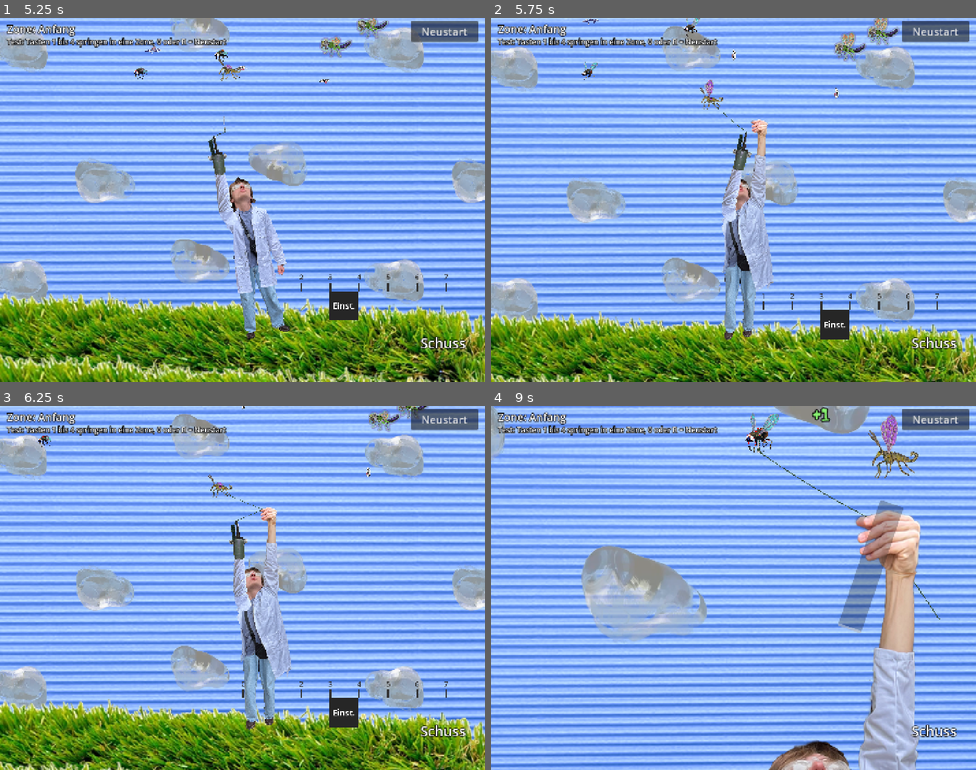
Above: before the commit, frames 1-4 (two rows, left to right).
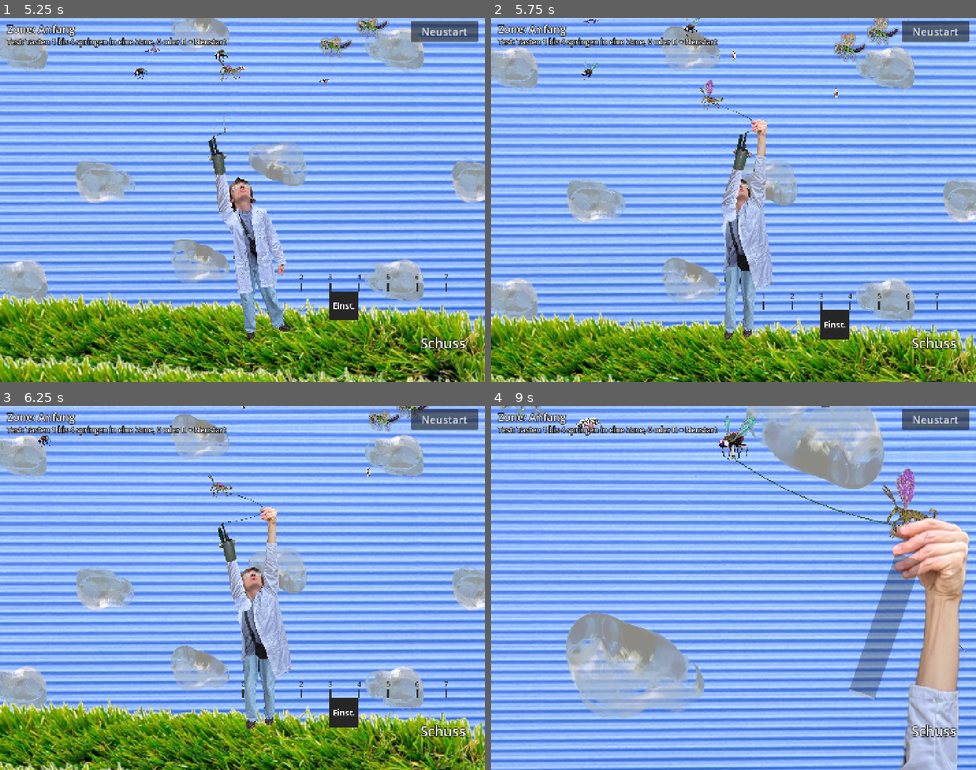
Above: after the commit, the same moments.

Repository: Philipp-Mallmann/fliegen-sind-aliens
Game: Godot game, scene res://szenen/spiel.tscn
Two runs of this game, one before a commit and one after it. Both use one fixed random seed, a clock stepped at 60 frames per second and the inputs below.
Inputs (mouse positions are in pixels of both pictures, inside the frame that each line leads up to):
- Up to frame 1 (5.25 s): tap Enter at 0.5 s; move the mouse to (349, 181) at 0.52 s; hold D (rechts) 0.53-1.25 s; tap Space (schiessen) at 0.6, 2.1, 3.8 s; click (349, 181) at 0.67 s; drag from (145, 218) to (218, 272) at 1.27 s; move the mouse to (291, 119) at 2.02 s; hold D (rechts) 2.03-2.75 s; drag from (218, 272) to (97, 145) at 2.77 s; move the mouse to (388, 254) at 3.52 s; hold A (links) 3.53-4.25 s; tap 1 at 3.6 s; drag from (97, 145) to (169, 109) at 4.27 s; move the mouse to (266, 200) at 5.02 s; hold A (links) from 5.03 s (still down); tap R (neustart) at 5.1 s; click (266, 200) at 5.17 s
- Up to frame 2 (5.75 s): keep holding A (links); tap Space (schiessen) at 5.3 s
- Up to frame 3 (6.25 s): release A (links) at 5.75 s; drag from (169, 497) to (145, 606) at 5.77 s
- Up to frame 4 (9 s): move the mouse to (840, 569) at 6.52 s; hold D (rechts) 6.53-7.25 s; tap 0 at 6.6 s; tap Space (schiessen) at 6.8, 8.1 s; drag from (636, 606) to (709, 660) at 7.27 s; move the mouse to (782, 507) at 8.02 s; hold A (links) 8.03-8.75 s; drag from (709, 660) to (588, 533) at 8.77 s

Frame 1 is identical in both runs. In frame 2, less than 0.1% of the frame differs, in the area x 45-58%, y 23-89%; in frame 3, 0.8%; in frame 4, 88%, in the area x 0-100%, y 0-100%.

Commit message:
Seil statt Draht: Schwung der Kanone drueckt es im Bogen in die Hand, das geloeste Ende faellt als Seil
Co-Authored-By: Claude Fable 5.2 <noreply@anthropic.com>

Diff:
--- a/skripte/nadel.gd
+++ b/skripte/nadel.gd
@@ -30,11 +30,16 @@
 @export var steck_tiefe: float = -0.15
 # Wie weit das kurze Drahtstueck vor der Fliege ueber ihren Rand hinausreicht, in Pixeln. Verhindert eine Luecke am Rand.
 @export var rand_zugabe: float = 6.0
-# Das Drahtende, das unter der Hand baumelt: wie stark es zur Mitte zurueckgezogen wird (groesser heisst: schwingt schneller),
-# wie schnell das Schwingen abklingt, und wie lang es hoechstens ist, in Pixeln.
-@export var rest_schwere: float = 40.0
-@export var rest_reibung: float = 1.5
-@export var rest_hoechstens: float = 600.0
+# Das Seilende, das unter der Hand haengt, nachdem es sich vom Lauf geloest hat. Es faellt wie ein Seil aus kurzen Gliedern.
+# Wie stark die Schwerkraft daran zieht (Pixel pro Sekunde im Quadrat), wie viel Schwung es von Bild zu Bild behaelt
+# (1 heisst: alles, kleiner heisst: es beruhigt sich schneller) und aus wie vielen Gliedern es besteht.
+@export var rest_schwerkraft: float = 2600.0
+@export var rest_daempfung: float = 0.985
+@export var rest_glieder: int = 10
+# In so kleinen Zeitschritten wird das Seilende gerechnet, in Sekunden. Immer gleich, egal wie schnell das Spiel gerade laeuft.
+@export var rest_takt: float = 0.0166
+# Wie schnell der Draht nach dem Loslassen aus seinem Bogen in den normalen Durchhang zurueckfindet. Groesser heisst schneller.
+@export var bogen_tempo: float = 8.0
 
 # Wie viele Pixel die Nadel schon geflogen ist.
 var geflogen: float = 0.0
@@ -48,14 +53,22 @@
 var vorn_stuecke: Array[Line2D] = []
 # Der Punkt, an dem der Faden der Nadel festhaengt: erst die Muendung der Kanone, im Faecher die rechte Hand.
 var anker: Node2D = null
-# Der Punkt, ueber den der Draht laeuft, bevor er zum Anker weitergeht: die Hand, solange der Draht noch an der Kanone haengt.
-# null heisst: Der Draht geht gerade zum Anker.
-var ueber: Node2D = null
-# Das Drahtende, das unter der Hand baumelt, nachdem es sich vom Lauf geloest hat: seine Laenge in Pixeln (0 heisst: keins),
-# sein Winkel (0 heisst: haengt gerade nach unten) und wie schnell sich der Winkel gerade aendert.
-var rest_laenge: float = 0.0
-var rest_winkel: float = 0.0
-var rest_tempo: float = 0.0
+# Die Hand, zu der der Schwung der Kanone den Draht hinueberdrueckt, und wie weit er schon dort ist:
+# 0 heisst: Der Draht haengt normal durch. 1 heisst: Er laeuft in einem Bogen genau durch die Hand. null heisst: kein Schwung.
+var schwung_punkt: Node2D = null
+var schwung: float = 0.0
+# Ein zusaetzlicher Bogen im Draht, der von selbst wieder verschwindet (nach dem Loslassen, siehe rest_abwerfen).
+var bogen_extra: Vector2 = Vector2.ZERO
+# Das Seilende unter der Hand: die Punkte seiner Glieder, gemessen von der Hand aus, dieselben Punkte im Bild davor
+# (aus dem Unterschied ergibt sich der Schwung), und wie lang jedes Glied ist. Leer heisst: Es gibt kein Seilende.
+var rest_punkte: PackedVector2Array = []
+var rest_vorher: PackedVector2Array = []
+var rest_laengen: PackedFloat32Array = []
+# true heisst: Das Seilende haengt still und wird nicht mehr gerechnet.
+var rest_ruht: bool = true
+# Wie viel Zeit noch nicht gerechnet ist, und wie lange sich das Seil schon kaum bewegt, beides in Sekunden.
+var rest_uhr: float = 0.0
+var rest_stille: float = 0.0
 # Die Kanone, die die Nadel geschossen hat. Solange die Nadel fliegt, bleibt sie genau ueber ihr. Setzt kanone.gd.
 # null heisst: Die Nadel kommt aus der Totale (start_totale.gd) und fliegt frei in ihre Richtung.
 var kanone: Node2D = null
@@ -67,10 +80,10 @@
 
 func _process(delta: float) -> void:
 	if steckt:
-		# Das baumelnde Drahtende schwingt wie ein Pendel aus: Es zieht zur Mitte zurueck und wird dabei langsamer.
-		if rest_laenge > 0.0:
-			rest_tempo += (-rest_schwere * sin(rest_winkel) - rest_reibung * rest_tempo) * delta
-			rest_winkel += rest_tempo * delta
+		# Der zusaetzliche Bogen wird in jedem Bild ein Stueck kleiner, bis er weg ist.
+		bogen_extra = bogen_extra.lerp(Vector2.ZERO, minf(bogen_tempo * delta, 1.0))
+		if not rest_ruht:
+			rest_fallen(delta)
 		faden_spannen()
 		return
 	if kanone != null:
@@ -186,24 +199,108 @@
 # Der Faden geht ab: Er haengt nirgends mehr fest und wird nicht mehr gezeichnet.
 func faden_loesen() -> void:
 	anker = null
-	ueber = null
-	rest_laenge = 0.0
+	schwung_punkt = null
+	rest_punkte.clear()
+	rest_ruht = true
 	$Faden.clear_points()
 	$Rest.clear_points()
 	for stueck in vorn_stuecke:
 		stueck.clear_points()
 
 
-# Der Draht sitzt fest in der Hand: Das Stueck von der Hand bis zum Lauf loest sich von der Kanone und baumelt ab jetzt
-# unter der Hand. Es behaelt seine Laenge und schwingt aus der Richtung los, in der die Kanone war.
+# Der Bogen des Drahts in diesem Bild: der normale Durchhang, dazu der zusaetzliche Bogen.
+# Drueckt der Schwung der Kanone den Draht zur Hand, wandert der Bogen dorthin: Bei schwung 1 ist er genau so gross,
+# dass die Mitte des Drahts in der Hand liegt (Hand minus Mitte der geraden Linie).
+func bogen_jetzt(oben: Vector2, unten: Vector2) -> Vector2:
+	var bogen: Vector2 = durchbiegung(oben, unten) + bogen_extra
+	if schwung_punkt != null:
+		bogen = bogen.lerp(schwung_punkt.global_position - (oben + unten) / 2.0, schwung)
+	return bogen
+
+
+# Der Draht sitzt fest in der Hand und loest sich vom Lauf. Bis jetzt lief er in einem Bogen von der Fliege durch die Hand
+# zur Kanone. Die obere Haelfte bleibt der Draht zur Fliege, die untere Haelfte wird zum Seilende, das unter der Hand faellt.
 func rest_abwerfen(hand: Node2D) -> void:
-	var von: Vector2 = hand.global_position
-	var bis: Vector2 = anker.global_position
-	rest_laenge = minf(von.distance_to(bis), rest_hoechstens)
-	rest_winkel = (bis - von).angle() - PI / 2.0
-	rest_tempo = 0.0
-	ueber = null
+	var oben: Vector2 = $Oese.global_position
+	var unten: Vector2 = anker.global_position
+	var bogen: Vector2 = bogen_jetzt(oben, unten)
+	var mitte: Vector2 = faden_punkt(oben, unten, bogen, 0.5)
+	# Die untere Haelfte des Drahts wird zum Seilende. Zuerst wird sie fein abgetastet (40 kurze Stuecke) und ihre Laenge gemessen.
+	var fein: PackedVector2Array = []
+	var laenge: float = 0.0
+	for nummer in 41:
+		fein.append(faden_punkt(oben, unten, bogen, 0.5 + 0.5 * nummer / 40.0) - mitte)
+		if nummer > 0:
+			laenge += fein[nummer].distance_to(fein[nummer - 1])
+	# Dann werden die Glieder darauf verteilt, alle gleich lang: Immer wenn ein Glied voll ist, kommt der naechste Punkt.
+	var glied: float = laenge / rest_glieder
+	rest_punkte.clear()
+	rest_vorher.clear()
+	rest_laengen.clear()
+	rest_punkte.append(Vector2.ZERO)
+	rest_laengen.append(0.0)
+	var gelaufen: float = 0.0
+	for nummer in range(1, 41):
+		gelaufen += fein[nummer].distance_to(fein[nummer - 1])
+		if gelaufen >= glied * rest_punkte.size() or nummer == 40:
+			rest_punkte.append(fein[nummer])
+			rest_laengen.append(glied)
+	# Eine eigene Kopie: Sonst waeren beide Listen dieselbe, und das Seil haette keinen Schwung.
+	rest_vorher = rest_punkte.duplicate()
+	rest_ruht = false
+	rest_uhr = 0.0
+	rest_stille = 0.0
+	# Der Draht zur Fliege endet jetzt in der Hand. Damit er nicht springt, bekommt er den Bogen mit, den seine Haelfte gerade hatte
+	# (ihr mittlerer Punkt minus die Mitte der neuen geraden Linie). bogen_extra ist der Teil davon, der wieder verschwindet.
+	var viertel: Vector2 = faden_punkt(oben, unten, bogen, 0.25)
 	anker = hand
+	schwung_punkt = null
+	schwung = 0.0
+	bogen_extra = viertel - (oben + mitte) / 2.0 - durchbiegung(oben, mitte)
+	# Gleich neu spannen, damit Draht und Seilende schon in diesem Bild an der Hand sitzen.
+	faden_spannen()
+
+
+# Laesst das Seilende weiter fallen. Gerechnet wird in gleich grossen Zeitschritten (rest_takt): Dauert ein Bild laenger,
+# gibt es mehrere Schritte, dauert es kuerzer, manchmal keinen. So faellt das Seil auf jedem Geraet gleich.
+func rest_fallen(delta: float) -> void:
+	rest_uhr += minf(delta, 0.1)
+	while rest_uhr >= rest_takt:
+		rest_uhr -= rest_takt
+		rest_schritt()
+
+
+# Ein Zeitschritt des Seilendes. Jedes Glied bewegt sich so weiter wie im Schritt davor (Schwung) und wird von der
+# Schwerkraft nach unten gezogen. Danach werden die Glieder wieder auf ihre Laenge gebracht, das oberste haengt an der Hand.
+func rest_schritt() -> void:
+	var punkte: PackedVector2Array = rest_punkte
+	var vorher: PackedVector2Array = rest_vorher
+	var schnellstes: float = 0.0
+	for nummer in range(1, punkte.size()):
+		var schritt: Vector2 = (punkte[nummer] - vorher[nummer]) * rest_daempfung
+		vorher[nummer] = punkte[nummer]
+		punkte[nummer] = punkte[nummer] + schritt + Vector2.DOWN * rest_schwerkraft * rest_takt * rest_takt
+		schnellstes = maxf(schnellstes, schritt.length())
+	# Achtmal nacheinander, damit sich die Korrekturen durch das ganze Seil fortsetzen und es sich nicht dehnt.
+	for runde in 8:
+		for nummer in range(1, punkte.size()):
+			var stueck: Vector2 = punkte[nummer] - punkte[nummer - 1]
+			var zu_viel: Vector2 = stueck.normalized() * (stueck.length() - rest_laengen[nummer])
+			if nummer == 1:
+				# Das oberste Glied haengt an der Hand, nur sein unteres Ende gibt nach.
+				punkte[nummer] = punkte[nummer] - zu_viel
+			else:
+				punkte[nummer - 1] = punkte[nummer - 1] + zu_viel / 2.0
+				punkte[nummer] = punkte[nummer] - zu_viel / 2.0
+	rest_punkte = punkte
+	rest_vorher = vorher
+	# Bewegt sich eine halbe Sekunde lang fast nichts mehr, haengt das Seil still und wird nicht weiter gerechnet.
+	if schnellstes < 0.05:
+		rest_stille += rest_takt
+	else:
+		rest_stille = 0.0
+	if rest_stille > 0.5:
+		rest_ruht = true
 
 
 func stecken_bleiben() -> void:
@@ -234,17 +331,13 @@
 		return
 	var oben: Vector2 = $Oese.global_position
 	var unten: Vector2 = anker.global_position
-	# Laeuft der Draht ueber die Hand, endet das Hauptstueck dort. Der Rest geht von der Hand weiter zum Anker (zur Kanone).
-	if ueber != null:
-		unten = ueber.global_position
-		$Rest.points = PackedVector2Array([$Rest.to_local(unten), $Rest.to_local(anker.global_position)])
-	elif rest_laenge > 0.0:
-		# Das geloeste Ende haengt unter der Hand: von der Hand aus in Richtung seines Winkels, so lang wie es war.
-		var ende: Vector2 = unten + Vector2.DOWN.rotated(rest_winkel) * rest_laenge
-		$Rest.points = PackedVector2Array([$Rest.to_local(unten), $Rest.to_local(ende)])
-	elif $Rest.points.size() > 0:
-		$Rest.clear_points()
-	var bogen: Vector2 = durchbiegung(oben, unten)
+	# Das Seilende haengt an der Hand (dem Anker): Jedes Glied steht an seinem Platz von der Hand aus.
+	if rest_punkte.size() > 0:
+		var glieder: PackedVector2Array = []
+		for versatz in rest_punkte:
+			glieder.append($Rest.to_local(unten + versatz))
+		$Rest.points = glieder
+	var bogen: Vector2 = bogen_jetzt(oben, unten)
 	var punkte: PackedVector2Array = []
 	for nummer in draht_stuecke + 1:
 		punkte.append($Faden.to_local(faden_punkt(oben, unten, bogen, float(nummer) / draht_stuecke)))
--- a/skripte/start_totale.gd
+++ b/skripte/start_totale.gd
@@ -28,8 +28,6 @@
 @export var haenger: Node2D
 # Wie lange der Kanonenarm braucht, um mit dem Draht zur Hand zu schwenken, in Sekunden.
 @export var schwenk_dauer: float = 0.45
-# Wie lange der Draht braucht, um von der Kanonenspitze in die Hand zu gleiten, in Sekunden.
-@export var gleit_dauer: float = 0.2
 # Wie lange der Forscher danach noch ganz zu sehen ist, ueber der Wiese haengend, bevor die Kamera heranfaehrt, in Sekunden.
 # In dieser Zeit laeuft der Draht durch die Hand weiter bis zur Kanonenspitze, und der Arm geht ein Stueck zurueck.
 @export var halte_dauer: float = 0.7
@@ -54,10 +52,8 @@
 var relativ: Transform2D = Transform2D.IDENTITY
 # Wo die Figur am Anfang steht. Dorthin kommt sie zurueck, wenn sie nicht mehr mitpendelt.
 var start_lage: Transform2D = Transform2D.IDENTITY
-# true heisst: Der Draht haengt an der Kanonenspitze und wird gerade in die Hand eingehakt.
-var hakt_ein: bool = false
-# Wo der Draht gehalten wird: 0 heisst an der Kanonenspitze, 1 heisst in der Hand, dazwischen unterwegs.
-var halt: float = 0.0
+# true heisst: Der Draht wird noch von der Kanone gehalten, und ihr Schwung drueckt ihn gerade zur Hand hinueber.
+var am_lauf: bool = false
 # Der Ablauf nach dem ersten Treffer. null heisst: Es gab noch keinen.
 var ablauf: Tween = null
 
@@ -83,14 +79,12 @@
 	# Haengt der Forscher, sitzt die Figur (mit dem Kanonenarm) immer gleich zu ihm und pendelt so mit.
 	if folgt:
 		global_transform = haenger.get_node("Inhalt").global_transform * relativ
-	# Einhaken: Der Punkt, an dem der Draht gehalten wird, wandert von der Kanonenspitze in die Hand.
-	# Um diesen Punkt pendelt der Forscher. Der Draht selbst bleibt dabei am Lauf der Kanone haengen.
-	if hakt_ein:
+	# Der Forscher pendelt um die Stelle, an der der Draht gehalten wird: erst die Kanonenspitze, am Ende die Hand.
+	# Dazwischen wandert der Punkt so weit, wie der Schwung den Draht schon zur Hand gedrueckt hat (nadel.gd, schwung).
+	if am_lauf:
 		var spitze: Vector2 = $Schulter/Armbild/Bild/Spitze.global_position
 		var hand: Vector2 = haenger.get_node("Inhalt").global_position
-		var ort: Vector2 = spitze.lerp(hand, halt)
-		kanone.get_node("Fadenpunkt").global_position = ort
-		haenger.drehpunkt_setzen(ort)
+		haenger.drehpunkt_setzen(spitze.lerp(hand, erste_nadel.schwung))
 	if not aktiv or wand_offen:
 		return
 	kippen(delta)
@@ -145,49 +139,44 @@
 
 
 # Der stehende Koerper wird zum haengenden Forscher, er hebt ein Stueck ab und pendelt.
-# Der Draht haengt am Lauf der Kanone, waehrend der Arm zur Hand schwenkt. Dort hakt er zwischen Daumen und Fingern ein
-# und laeuft durch die Hand weiter bis zur Kanone. Erst wenn er fest sitzt, loest sich sein Rest vom Lauf.
+# Der Draht haengt am Lauf der Kanone. Der Arm schwenkt zur Hand, und sein Schwung drueckt den Draht in einem Bogen hinueber,
+# bis er zwischen Daumen und Fingern liegt. Erst wenn er fest sitzt, loest er sich vom Lauf, und sein Ende faellt als Seil herunter.
 func anhaengen() -> void:
 	$Koerper.visible = false
 	$Gesicht.visible = false
 	haenger.visible = true
-	relativ = haenger.get_node("Inhalt").global_transform.affine_inverse() * global_transform
+	var hand: Node2D = haenger.get_node("Inhalt")
+	relativ = hand.global_transform.affine_inverse() * global_transform
 	folgt = true
-	halt = 0.0
-	hakt_ein = true
+	am_lauf = true
 	erste_nadel.anker = $Schulter/Armbild/Bild/Spitze
+	erste_nadel.schwung_punkt = hand
+	erste_nadel.schwung = 0.0
 	haenger.anstossen()
 	# Die Richtung von der Schulter zur Hand, gemessen in der Figur. Die Figur pendelt mit, darum bleibt sie gleich.
-	var zur_hand: Vector2 = to_local(haenger.get_node("Inhalt").global_position) - $Schulter.position
+	var zur_hand: Vector2 = to_local(hand.global_position) - $Schulter.position
 	var ziel_winkel: float = $Schulter.rotation + wrapf(zur_hand.angle() + PI / 2.0 - $Schulter.rotation, -PI, PI)
 	ablauf = create_tween()
 	ablauf.pause()
 	ablauf.tween_property($Schulter, "rotation", ziel_winkel, schwenk_dauer)
 	ablauf.parallel().tween_property(kanone, "position:y", -abheben, einstieg_dauer)
 	ablauf.parallel().tween_property(erste_nadel, "rotation", 0.0, einstieg_dauer)
-	ablauf.tween_callback(einhaken)
-	ablauf.tween_property(self, "halt", 1.0, gleit_dauer)
+	ablauf.parallel().tween_property(erste_nadel, "schwung", 1.0, schwenk_dauer * 0.7).set_delay(schwenk_dauer * 0.3)
 	ablauf.tween_callback(in_der_hand)
 	ablauf.tween_property($Schulter, "rotation", ziel_winkel - deg_to_rad(rueck_winkel), halte_dauer)
 	ablauf.tween_callback(loslassen)
 
 
-# Die Kanonenspitze ist bei der Hand: Ab jetzt laeuft der Draht ueber den Haltepunkt und von dort weiter zum Lauf.
-func einhaken() -> void:
-	erste_nadel.ueber = kanone.get_node("Fadenpunkt")
-
-
-# Der Draht steckt in der Hand: Ab jetzt ist die Hand der Drehpunkt. Sein Rest haengt noch am Lauf der Kanone.
+# Der Draht liegt in der Hand: Ab jetzt ist die Hand der Drehpunkt. Er haengt weiter am Lauf der Kanone.
 func in_der_hand() -> void:
-	hakt_ein = false
+	am_lauf = false
 	haenger.drehpunkt_setzen(haenger.get_node("Inhalt").global_position)
-	erste_nadel.ueber = haenger
-
-
-# Der Draht sitzt fest: Sein Rest loest sich vom Lauf und baumelt ab jetzt unter der Hand (nadel.gd, rest_abwerfen).
+
+
+# Der Draht sitzt fest: Er loest sich vom Lauf, und sein Ende faellt als Seil unter die Hand (nadel.gd, rest_abwerfen).
 # Der Draht endet in der Hand, die Fliege kann nicht mehr entkommen.
 func loslassen() -> void:
-	erste_nadel.rest_abwerfen(haenger)
+	erste_nadel.rest_abwerfen(haenger.get_node("Inhalt"))
 	sequenz_fertig()
 
 
@@ -213,6 +202,6 @@
 func ausschalten() -> void:
 	aktiv = false
 	folgt = false
-	hakt_ein = false
+	am_lauf = false
 	transform = start_lage
 	$Schulter.visible = false
--- a/skripte/uebergabe.gd
+++ b/skripte/uebergabe.gd
@@ -7,18 +7,16 @@
 @export var dauer: float = 0.48
 # Wie lange die Fliege wartet, bevor sie losfaehrt, in Sekunden. Sie kommt trotzdem gleichzeitig mit dem Arm an.
 @export var verzoegerung: float = 0.1
-# Wie weit der Arm von der Mitte nach rechts faehrt, in Pixeln. Dort sitzt die rechte Hand.
-@export var ziel_x: float = 480.0
+# Wie weit der Arm von der Mitte nach rechts faehrt, in Pixeln: bis unter die Hand und ein Stueck weiter.
+@export var ziel_x: float = 540.0
 # Der Arm: linke Hand, Kanone und Muendung. Nur er faehrt zur Seite, die Kamera und der Faecher nicht.
 @export var arm: Node2D
 # Der Faecher am oberen Bildrand, in dem die gefangenen Fliegen haengen.
 @export var faecher: Node2D
 # Der Punkt an der rechten Hand, an dem die Faeden der Fliegen im Faecher festhaengen.
 @export var griff: Node2D
-# Ein Punkt, der das Drahtende von der Muendung zur Hand traegt. Muss ein Kind der Kanone sein, wie der Griff.
-@export var fadenpunkt: Node2D
-# Welcher Anteil der Rueckfahrt fuer das Einhaken in die Hand gebraucht wird. Danach loest sich der Draht vom Lauf.
-@export var einhak_anteil: float = 0.4
+# Wie lange der Draht auf der Rueckfahrt noch am Lauf haengt, als Anteil der Rueckfahrt. Danach loest er sich.
+@export var halte_anteil: float = 0.4
 
 # true heisst: Gerade laeuft eine Uebergabe. Die Kanone faehrt und schiesst dann nicht.
 var laeuft: bool = false
@@ -94,28 +92,25 @@
 		hin.parallel().tween_property(nadel, "position:y", ziel.y, fahrzeit / 2.0).set_delay(verzoegerung)
 		hin.parallel().tween_property(nadel, "position:x", ziel.x, fahrzeit / 2.0).set_delay(verzoegerung + fahrzeit / 2.0)
 		hin.parallel().tween_property(nadel, "scale", Vector2.ONE * faecher.groesse(), fahrzeit).set_delay(verzoegerung)
+		# Der Schwung der Kanone drueckt den Draht in einem Bogen hoch und hinueber: Wenn sie ankommt, liegt er in der Hand.
+		nadel.schwung_punkt = griff
+		hin.parallel().tween_property(nadel, "schwung", 1.0, dauer)
 		await hin.finished
 		# Ein Hindernis kann die Nadel in der Zwischenzeit abgeschossen haben, dann gibt es sie nicht mehr.
 		if not is_instance_valid(nadel):
 			continue
 		nadel.haengt = true
-		# Die Kanone ist bei der Hand. Der Draht haengt weiter am Lauf (Anker bleibt die Muendung).
-		# Zuerst hakt er in die Hand ein: Der Punkt, ueber den er laeuft, wandert von der Muendung zum Griff.
-		fadenpunkt.global_position = nadel.anker.global_position
-		nadel.ueber = fadenpunkt
+		# Die Kanone faehrt zurueck. Der Draht laeuft durch die Hand und haengt noch am Lauf, bis er fest sitzt.
 		var zurueck: Tween = fahrt_anlegen()
 		zurueck.tween_property(arm, "position", Vector2.ZERO, dauer)
 		var draht: Tween = fahrt_anlegen()
-		draht.tween_property(fadenpunkt, "position", griff.position, dauer * einhak_anteil)
+		draht.tween_interval(dauer * halte_anteil)
 		draht.tween_callback(vom_lauf_loesen.bind(nadel))
 		await zurueck.finished
-		if is_instance_valid(nadel):
-			nadel.ueber = null
-			nadel.anker = griff
 	laeuft = false
 
 
-# Der Draht sitzt fest in der Hand: Das Stueck bis zum Lauf loest sich und baumelt unter der Hand (nadel.gd, rest_abwerfen).
+# Der Draht sitzt fest in der Hand: Er loest sich vom Lauf, und sein Ende faellt als Seil unter die Hand (nadel.gd, rest_abwerfen).
 func vom_lauf_loesen(nadel: Node2D) -> void:
 	if is_instance_valid(nadel):
 		nadel.rest_abwerfen(griff)
--- a/szenen/spiel.tscn
+++ b/szenen/spiel.tscn
@@ -586,9 +586,6 @@
 [node name="Griff" type="Marker2D" parent="Kanone" unique_id=1784918379]
 position = Vector2(520, -700)
 
-[node name="Fadenpunkt" type="Marker2D" parent="Kanone" unique_id=441611]
-position = Vector2(520, -700)
-
 [node name="Faecher" type="Node2D" parent="Kanone" unique_id=1952737731]
 position = Vector2(0, -940)
 script = ExtResource("7_faecher")
@@ -597,12 +594,11 @@
 offset = Vector2(0, -447)
 zoom = Vector2(0.85, 0.85)
 
-[node name="Uebergabe" type="Node" parent="Kanone" unique_id=1847282141 node_paths=PackedStringArray("arm", "faecher", "griff", "fadenpunkt")]
+[node name="Uebergabe" type="Node" parent="Kanone" unique_id=1847282141 node_paths=PackedStringArray("arm", "faecher", "griff")]
 script = ExtResource("4_uebergabe")
 arm = NodePath("../Arm")
 faecher = NodePath("../Faecher")
 griff = NodePath("../Griff")
-fadenpunkt = NodePath("../Fadenpunkt")
 
 [node name="TonArm" type="AudioStreamPlayer" parent="Kanone/Uebergabe" unique_id=290323044]
 stream = ExtResource("11_arm")
Not shown, changed: ERKLAERUNG.md
